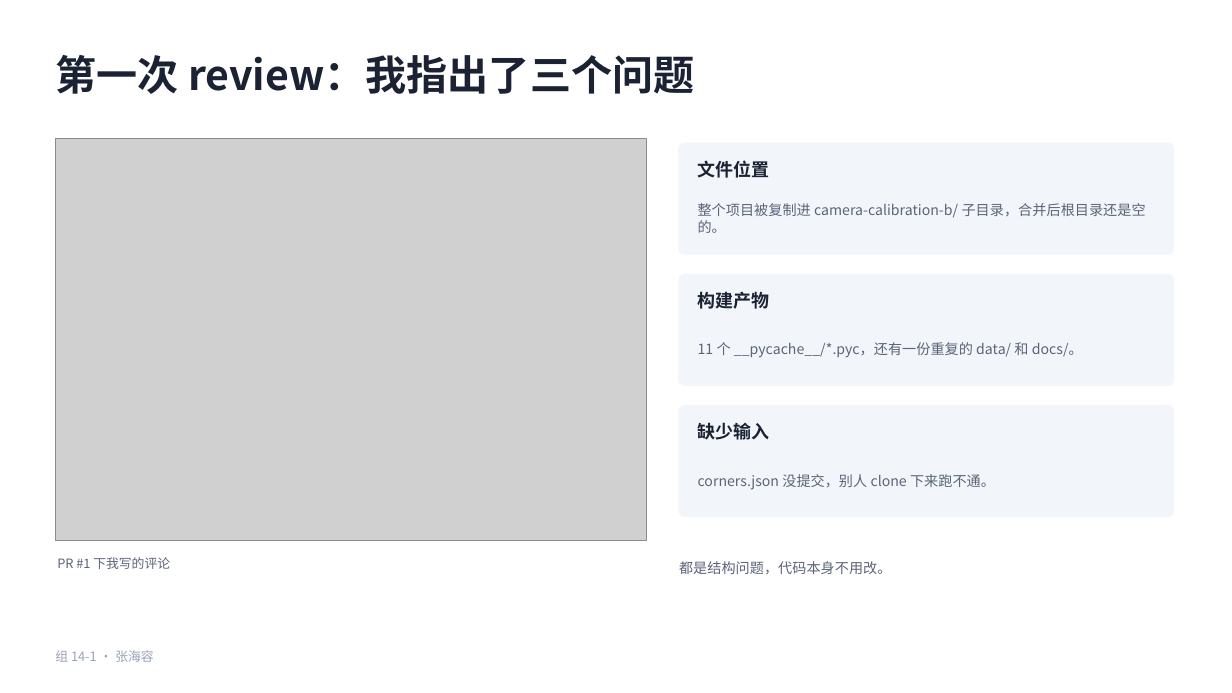
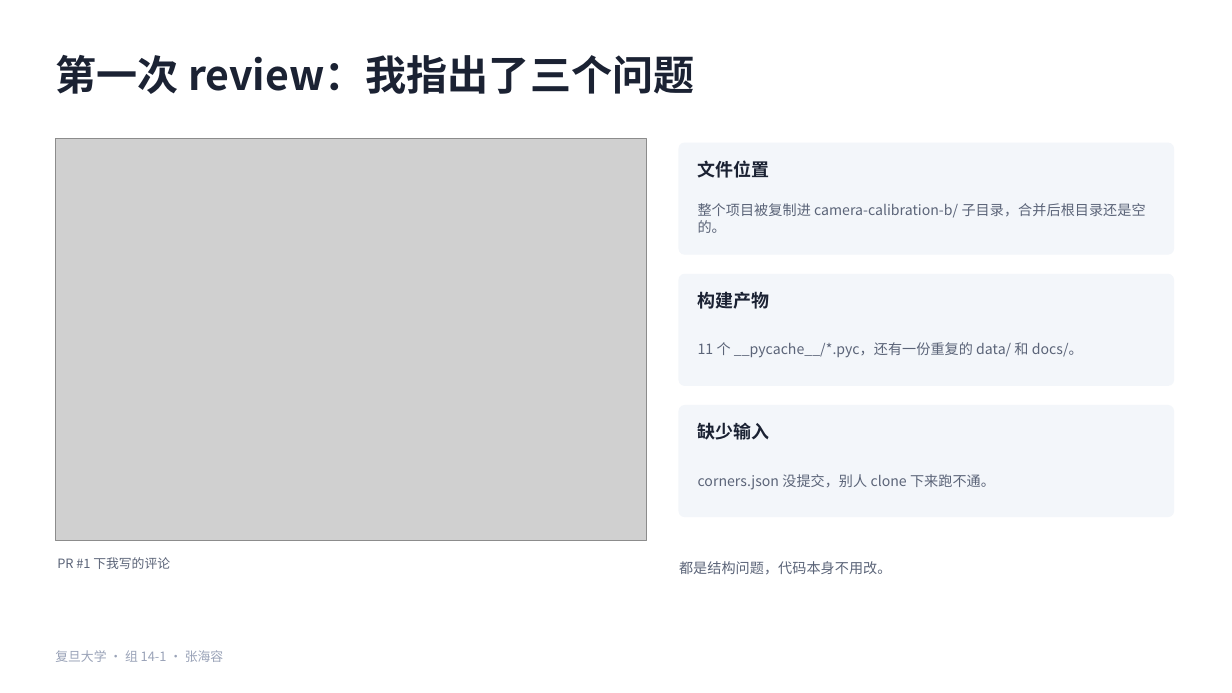
Before and after one commit to HRzhangStat/camera-calibration, a slide deck: slide 7 of 组14-1-组长贡献.pptx. Drawn at 1232x693 pixels with LibreOffice and Linux fonts; fonts in the diff are those of the drawing; grey boxes stand for pictures. Boxes give left, top, right and bottom in pixels: in the first picture for what was removed or moved away, otherwise in the second. Text is boxed around its words. In the diff, an @@ line names an element or a change of style, - is before the commit and + after.

```diff
--- a/组14-1-组长贡献.pptx
+++ b/组14-1-组长贡献.pptx
@@ rounded rectangle at bbox=[679, 143, 1174, 254]: fill #F2F5FA to #F3F6FA; outline #F2F5FA 1 pt to #F3F6FA 1 pt @@
@@ text at bbox=[55, 650, 223, 662]: text changed @@
-组 14-1 · 张海容
+复旦大学 · 组 14-1 · 张海容
```
Also in this commit, not shown: 10 other slides changed.
